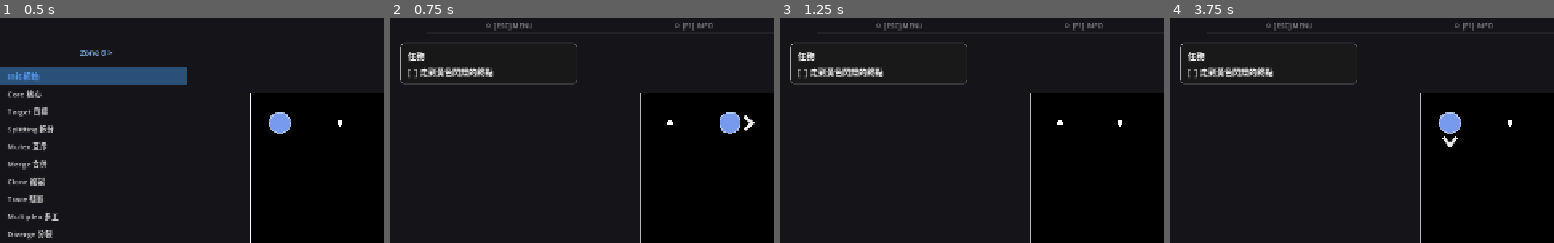
Above: before the commit, frames 1-4 (left to right).
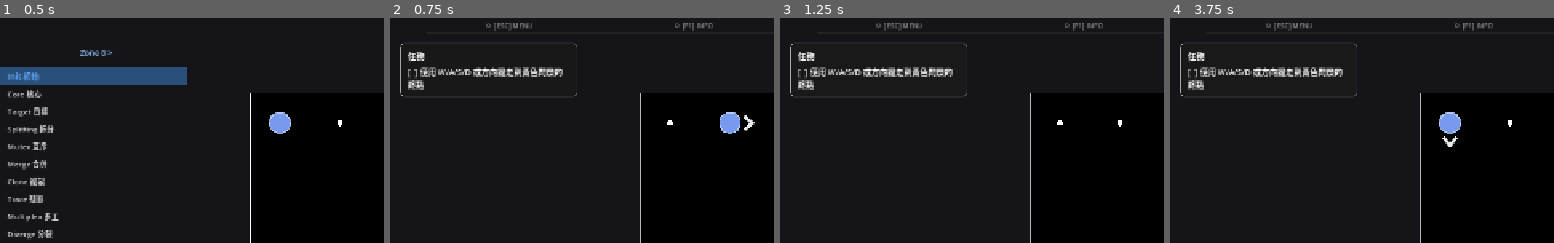
Above: after the commit, the same moments.

Repository: Periodev/DIV
Game: Godot game, scene res://scenes/main.tscn
Same seed, same stepped clock (60 frames per second), same inputs: the game is played once before the commit and once after it.
Inputs:
- Up to frame 1 (0.5 s): no input
- Up to frame 2 (0.75 s): tap Enter at 0.5 s; hold D from 0.53 s (still down); tap M at 0.6 s
- Up to frame 3 (1.25 s): keep holding D; tap Space at 0.77 s; tap Tab at 0.8 s
- Up to frame 4 (3.75 s): release D at 1.28 s; hold S 1.28-2.03 s; tap Tab at 1.35, 2.3, 2.85 s; tap Space at 1.52, 2, 3.02, 3.5 s; tap M at 1.55, 2.1, 3.05 s; hold D 2.03-2.78 s; tap Enter at 2.75 s; hold W 2.78-3.53 s; hold A from 3.53 s (still down); tap R at 3.6 s
The pictures show only the part of the screen within x 0-50%, y 0-50%; the shares and areas given below are measured in that part.

Frame 1 is identical in both runs. In frame 2, 1.9% of the frame differs, in the area x 2-49%, y 21-35%; in frame 3, 1.9%; in frame 4, 1.9%.

Commit message:
Add preview_intro tutorial, auto-show objective on level start
- New tutorial ID preview_intro (branch → press M) for level 0-9
- New INPUT_M check type for merge preview key
- Auto-show F1 desc overlay on level start if objective exists
- Level0.txt: update 0-1/0-2 steps text, add 0-9 tutorial

Co-Authored-By: Claude Opus 4.6 <noreply@anthropic.com>

Diff:
--- a/godot/scripts/GameScene.gd
+++ b/godot/scripts/GameScene.gd
@@ -129,6 +129,10 @@
 	hint_overlay.clear_overlay()
 	if _desc_overlay != null:
 		_desc_overlay.hide_desc()
+		var objective: String = level_dict.get("objective", "")
+		if objective != "":
+			var level_name: String = str(level_dict.get("name", ""))
+			_desc_overlay.show_desc(level_name, objective)
 	merge_preview_active  = false
 	merge_preview_progress = 0.0
 	_set_peek_floor_mode(false)
--- a/godot/scripts/TutorialController.gd
+++ b/godot/scripts/TutorialController.gd
@@ -4,7 +4,7 @@
 class_name TutorialController
 
 # Check type constants — each tutorial ID maps to a fixed sequence of these.
-enum Check { PLAYER_ON_GOAL, GOAL_ACTIVE, GOAL_ACTIVE_CROSS, HAS_BRANCHED, SWITCH_ACTIVATED, SWITCH_PROGRESS, SWITCH_ALL_CROSS, INPUT_TAB, MERGED, MERGE_SUCCESS }
+enum Check { PLAYER_ON_GOAL, GOAL_ACTIVE, GOAL_ACTIVE_CROSS, HAS_BRANCHED, SWITCH_ACTIVATED, SWITCH_PROGRESS, SWITCH_ALL_CROSS, INPUT_TAB, INPUT_M, MERGED, MERGE_SUCCESS }
 
 # Tutorial ID → array of check types (defines the check sequence).
 # Level files provide matching labels via tutorial_steps.
@@ -22,6 +22,10 @@
 		Check.SWITCH_ALL_CROSS,
 		Check.GOAL_ACTIVE_CROSS,
 		Check.MERGE_SUCCESS,
+	],
+	"preview_intro": [
+		Check.HAS_BRANCHED,
+		Check.INPUT_M,
 	],
 	"diverge_intro": [
 		Check.HAS_BRANCHED,
@@ -86,6 +90,9 @@
 		if _items[i]["done"]:
 			continue
 		if _items[i]["check"] == Check.INPUT_TAB and key == KEY_TAB \
+				and _scene.controller != null and _scene.controller.has_branched:
+			_complete_item(i)
+		if _items[i]["check"] == Check.INPUT_M and key == KEY_M \
 				and _scene.controller != null and _scene.controller.has_branched:
 			_complete_item(i)
 
Not shown, changed: godot/Level/Level0.txt
